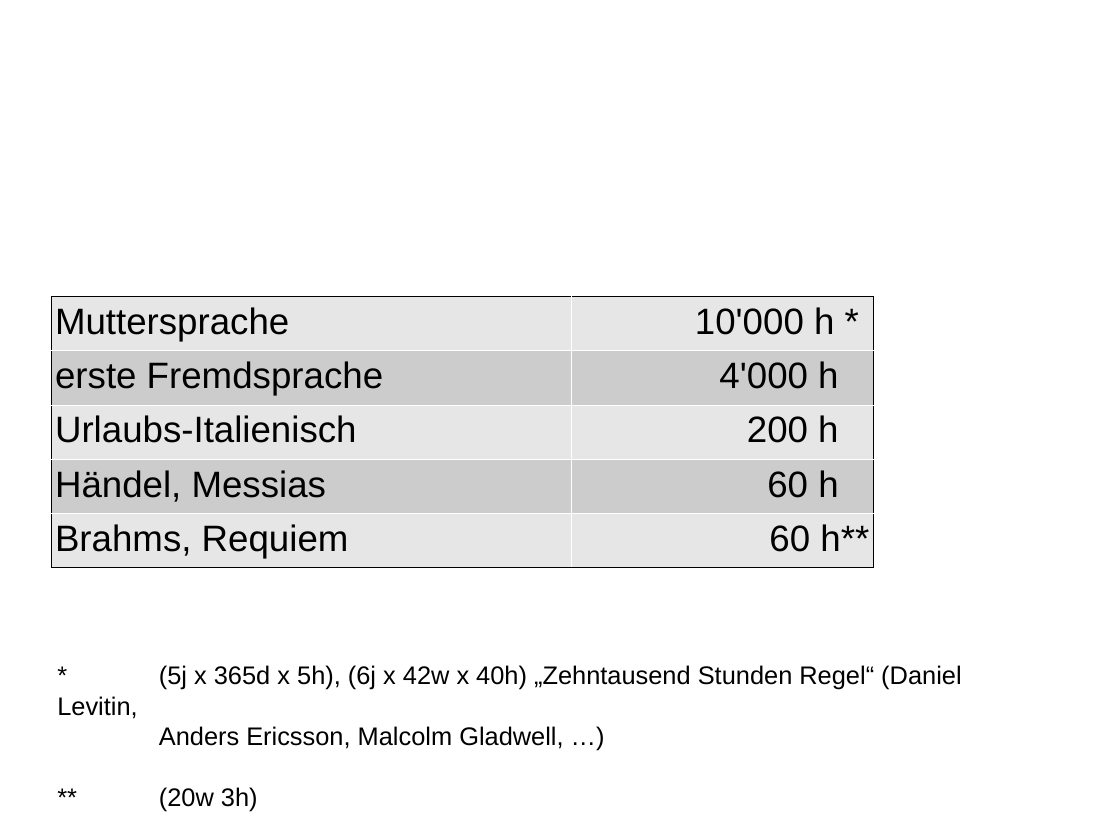
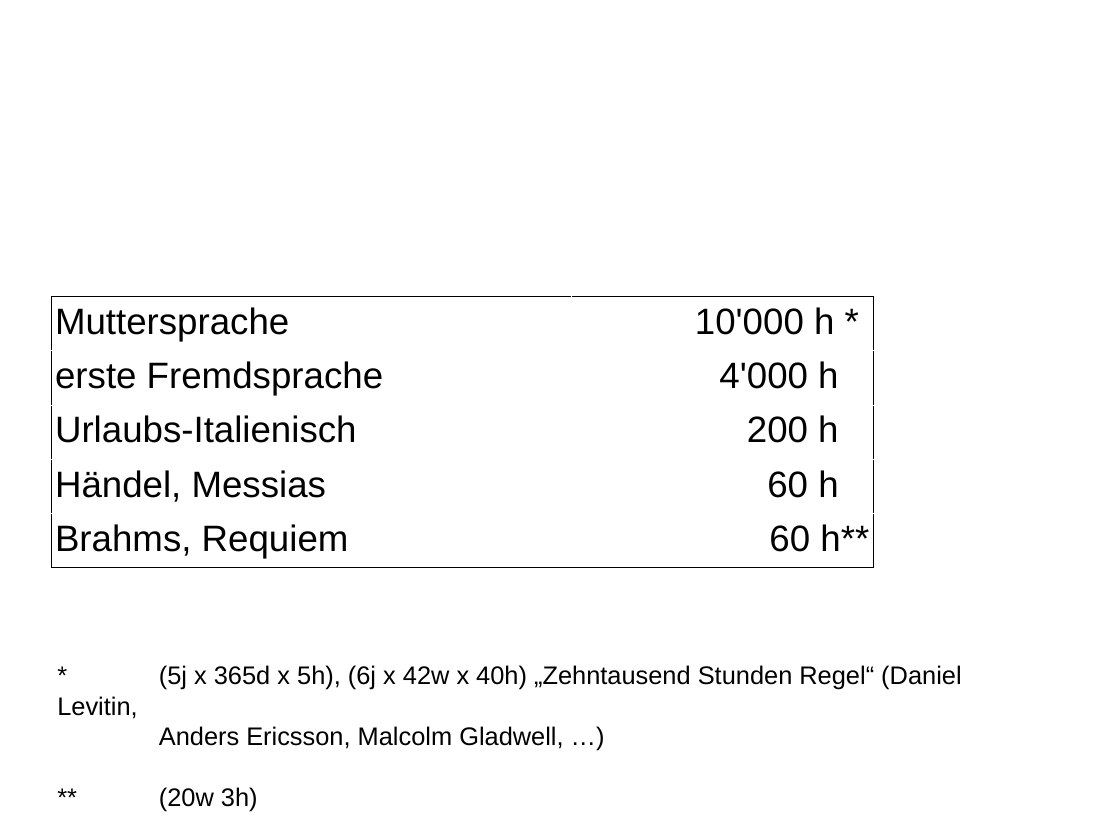
Before and after one commit to free-creations/Repetitor, a slide deck: slide 5 of UserGuide/MusikLernen.odp (slide 4 before the commit). Drawn at 1120x840 pixels with LibreOffice and Linux fonts; fonts in the diff are those of the drawing; background and template pictures are left out. Boxes give left, top, right and bottom in pixels: in the first picture for what was removed or moved away, otherwise in the second. Text is boxed around its words. In the diff, an @@ line names an element or a change of style, - is before the commit and + after.

```diff
--- a/UserGuide/MusikLernen.odp
+++ b/UserGuide/MusikLernen.odp
@@ table at (51, 297, 874, 565) @@
@@ fill #E6E6E6 to none in 6 cells @@
@@ fill #CCCCCC to none in 4 cells @@
```
Also in this commit, not shown: 4 other slides changed, 1 slide added, 3 other files.
